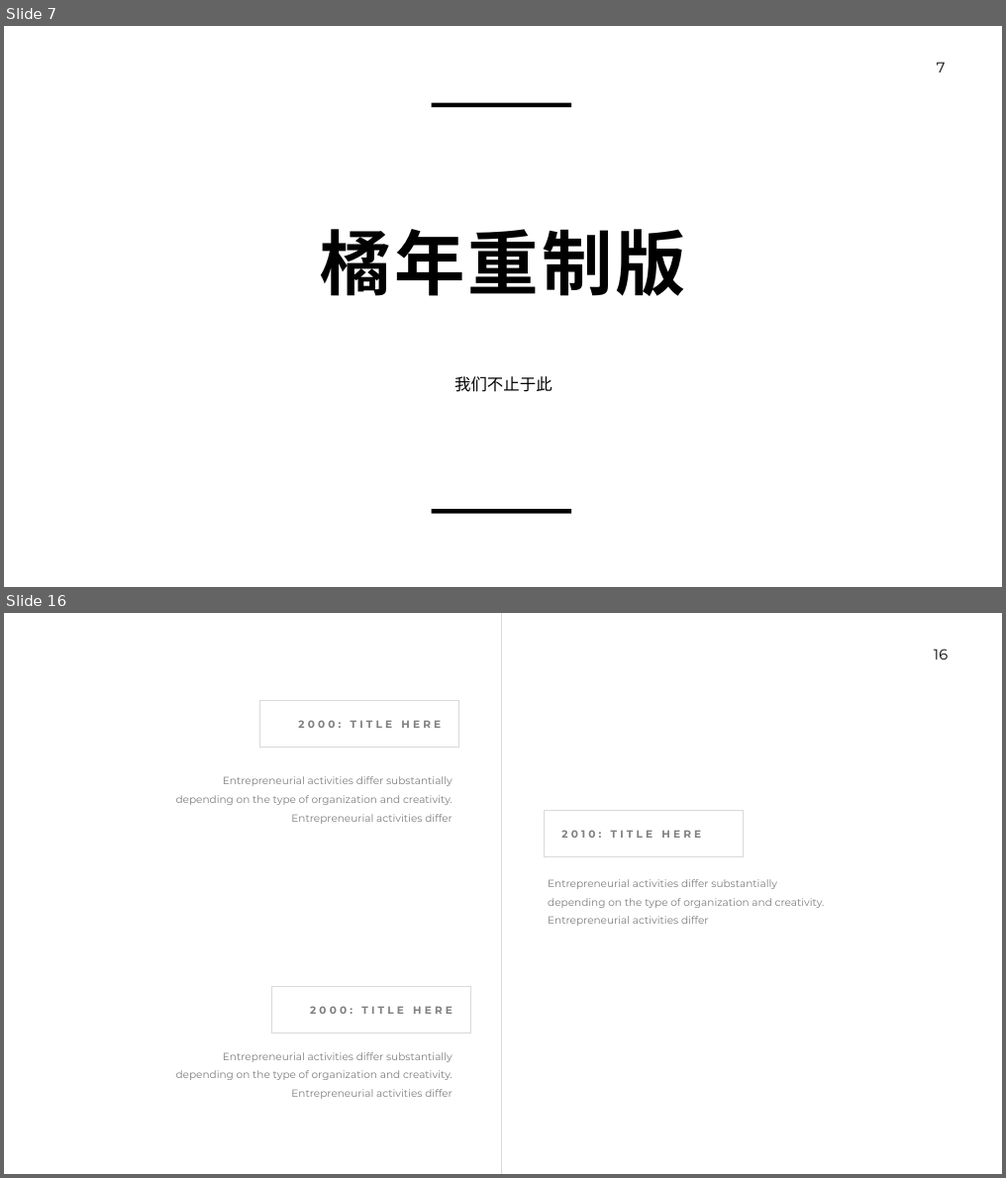
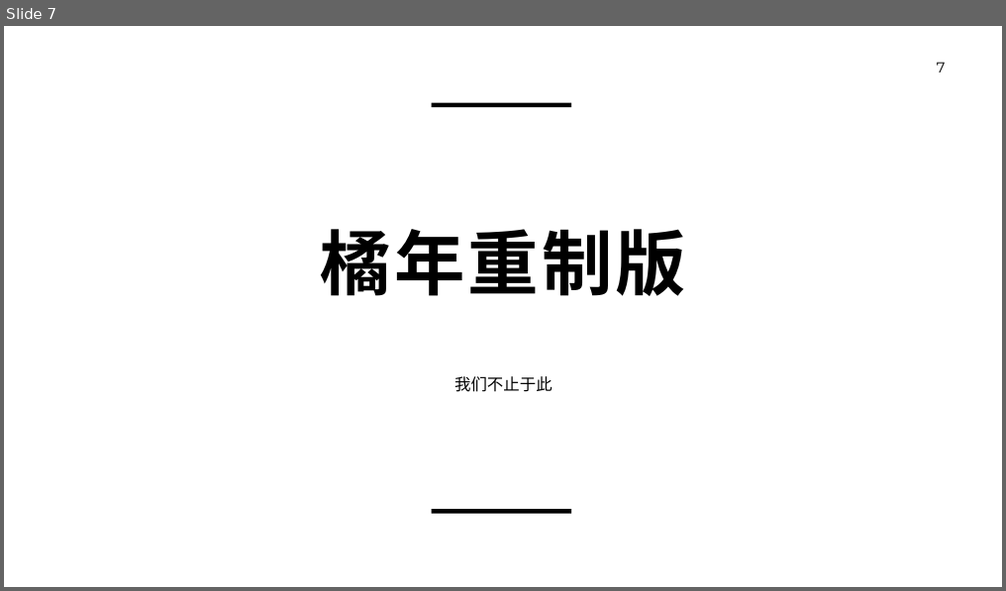
Before and after one commit to gtoxlili/GDMUWS, a slide deck: 杂七杂八/橘年重制版.pptx. Shown one above the other, each under a label of ours: slides 7 and 16 before the commit, slide 7 after it; the slides between them are not shown. The pictures are 1006x1178 and 1006x591 pixels, drawn with LibreOffice and Linux fonts; fonts in the diff are those of the drawing. Boxes give left, top, right and bottom in pixels: in the first picture for what was removed or moved away, otherwise in the second. Text is boxed around its words. In the diff, an @@ line names an element or a change of style, - is before the commit and + after.

```diff
--- a/杂七杂八/橘年重制版.pptx
+++ b/杂七杂八/橘年重制版.pptx
@@ slide 16 removed at <box>4,613,1002,1174</box>, background #FFFFFF; not listed: 1 template element that a slide beside it also shows @@
@@ line removed from (501, 613) to (501, 1174) @@
@@ rectangle removed at <box>260,700,458,747</box> @@
@@ text removed at <box>298,720,441,728</box> @@
-2000: TITLE HERE
@@ text removed at <box>176,776,452,824</box> @@
-Entrepreneurial activities differ substantially depending on the type of organization and creativity. Entrepreneurial activities differ
@@ rectangle removed at <box>545,811,743,858</box> @@
@@ text removed at <box>561,830,701,838</box> @@
-2010: TITLE HERE
@@ text removed at <box>548,879,825,926</box> @@
-Entrepreneurial activities differ substantially depending on the type of organization and creativity. Entrepreneurial activities differ
@@ rectangle removed at <box>271,986,470,1033</box> @@
@@ text removed at <box>310,1006,452,1014</box> @@
-2000: TITLE HERE
@@ text removed at <box>176,1053,452,1099</box> @@
-Entrepreneurial activities differ substantially depending on the type of organization and creativity. Entrepreneurial activities differ
```
Also in this commit, not shown: 14 slides added, 67 other slides removed.
